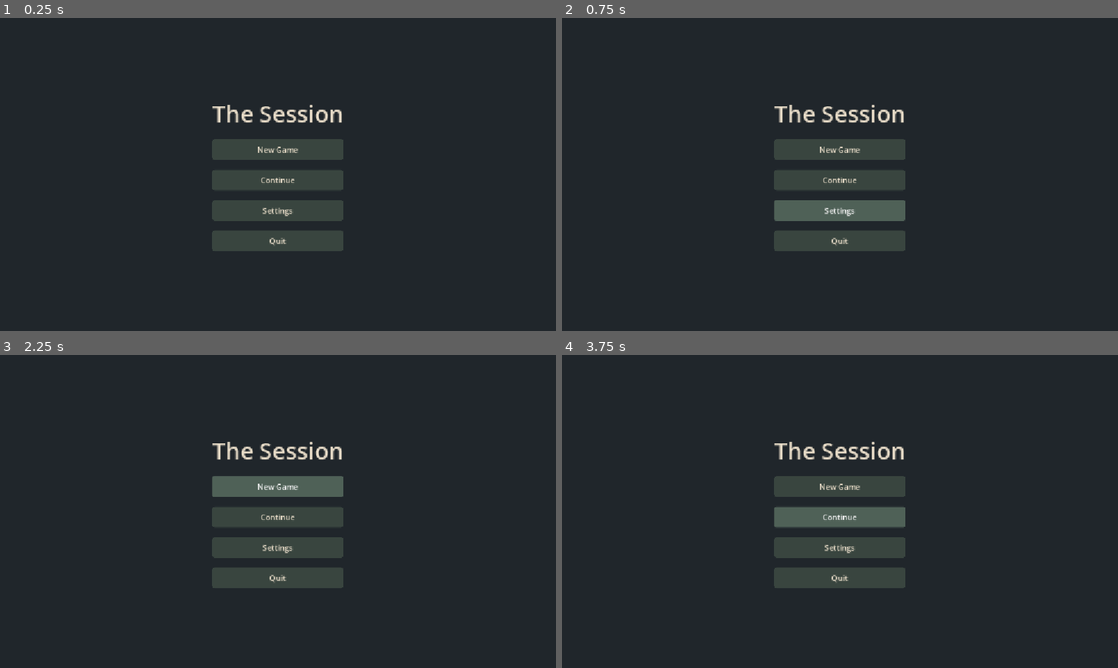
Above: before the commit, frames 1-4 (two rows, left to right).
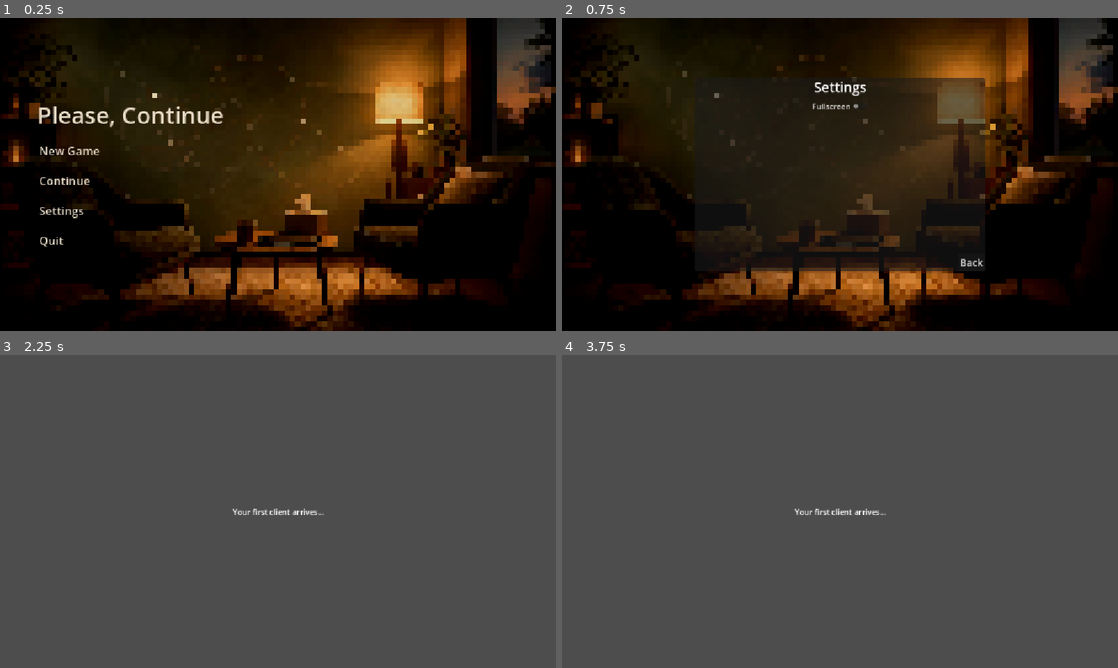
Above: after the commit, the same moments.

Repository: Slofye/pleasecontinue
Game: Godot game, scene res://main_menu.tscn
Two runs of this game, one before a commit and one after it. Both use one fixed random seed, a clock stepped at 60 frames per second and the inputs below.
Inputs (mouse positions are in pixels of both pictures, inside the frame that each line leads up to):
- Up to frame 1 (0.25 s): no input
- Up to frame 2 (0.75 s): click "Settings" at 0.5 s
- Up to frame 3 (2.25 s): click (411, 599) at 1.25 s, where only the run after the commit has a clickable "Back"; click "New Game" at 2 s
- Up to frame 4 (3.75 s): click (840, 486) at 2.75 s, where only the run before the commit has a clickable "New Game"; click (840, 517) at 3.5 s, where only the run before the commit has a clickable "Continue"

The runs differ from the first frame. In frame 1, 99% of the frame differs, in the area x 0-100%, y 0-100%; in frame 2, 97%; in frame 3, 94%; in frame 4, 94%.

Commit message:
Many Menu changes
learned a ton about signaling and splitting menus into different scenes. also made the mainmenusettings window local to mainmenu tree to make differences easier to deal with. continued adding interactions to buttons and created the ability to go into and leave most options. added fullscreen

Diff:
--- /dev/null
+++ b/main_menu.gd
@@ -0,0 +1,46 @@
+extends Control
+
+
+# Called when the node enters the scene tree for the first time.
+func _ready() -> void:
+	pass # Replace with function body.
+
+
+# Called every frame. 'delta' is the elapsed time since the previous frame.
+func _process(_delta: float) -> void:
+	pass
+
+
+func _on_new_game_button_pressed() -> void:
+	get_tree().change_scene_to_file("res://session.tscn")
+
+
+func _on_quit_button_pressed() -> void:
+	get_tree().quit()
+
+
+func _on_back_button_pressed() -> void:
+	$MainMenuSettingsPanel.hide()
+	$MainMenuContents.show()
+
+
+func _on_settings_button_pressed() -> void:
+	$MainMenuSettingsPanel.show()
+	$MainMenuContents.hide()
+
+
+func _unhandled_input(event: InputEvent) -> void:
+	if event.is_action_pressed("pause_menu") and not event.is_echo() and not $MainMenuSettingsPanel.visible:
+		get_tree().quit()
+	elif $MainMenuSettingsPanel.visible:
+		$MainMenuSettingsPanel.hide()
+		$MainMenuContents.show()
+
+
+func _on_toggle_fullscreen_toggled(toggled_on: bool) -> void:
+	if toggled_on:
+		DisplayServer.window_set_mode(DisplayServer.WINDOW_MODE_FULLSCREEN)
+		print('Fullscreen')
+	else:
+		DisplayServer.window_set_mode(DisplayServer.WINDOW_MODE_WINDOWED)
+		print('Windowed')
--- /dev/null
+++ b/main_menu.gdshader
@@ -0,0 +1,14 @@
+
+shader_type canvas_item;
+
+uniform float pixel_size : hint_range(1.0, 40.0) = 8.0;
+
+void fragment() {
+    vec2 texture_size = 1.0 / TEXTURE_PIXEL_SIZE;
+
+    vec2 pixel_uv = floor(
+        UV * texture_size / pixel_size
+    ) * pixel_size / texture_size;
+
+    COLOR = texture(TEXTURE, pixel_uv);
+}
--- a/main_menu.tscn
+++ b/main_menu.tscn
@@ -1,28 +1,32 @@
 [gd_scene format=3 uid="uid://bac4a8k5p45g6"]
 
-[sub_resource type="StyleBoxFlat" id="StyleBoxFlat_7vrkn"]
-bg_color = Color(0.22352941, 0.27058825, 0.24705882, 1)
-border_width_top = 10
-border_width_bottom = 10
-border_color = Color(0.22352941, 0.27058825, 0.24705882, 1)
-border_blend = true
-corner_radius_top_left = 4
-corner_radius_top_right = 4
-corner_radius_bottom_right = 4
-corner_radius_bottom_left = 4
+[ext_resource type="Script" uid="uid://bu5o8yieu0j4n" path="res://main_menu.gd" id="1_06t4h"]
+[ext_resource type="Texture2D" uid="uid://djoga6f7oivpp" path="res://office.jpg" id="2_7vrkn"]
+[ext_resource type="Script" uid="uid://hr680efyn6ri" path="res://settings_panel.gd" id="3_fu7sn"]
 
-[sub_resource type="StyleBoxFlat" id="StyleBoxFlat_rhts7"]
-corner_radius_top_left = 4
-corner_radius_top_right = 4
-corner_radius_bottom_right = 4
-corner_radius_bottom_left = 4
+[sub_resource type="Shader" id="Shader_7vrkn"]
+code = "
+shader_type canvas_item;
 
-[sub_resource type="StyleBoxFlat" id="StyleBoxFlat_06t4h"]
-bg_color = Color(0.30980393, 0.38039216, 0.34117648, 1)
-corner_radius_top_left = 4
-corner_radius_top_right = 4
-corner_radius_bottom_right = 4
-corner_radius_bottom_left = 4
+uniform float pixel_size : hint_range(1.0, 40.0) = 8.0;
+
+void fragment() {
+    vec2 texture_size = 1.0 / TEXTURE_PIXEL_SIZE;
+
+    vec2 pixel_uv = floor(
+        UV * texture_size / pixel_size
+    ) * pixel_size / texture_size;
+
+    COLOR = texture(TEXTURE, pixel_uv);
+}
+"
+
+[sub_resource type="ShaderMaterial" id="ShaderMaterial_7vrkn"]
+shader = SubResource("Shader_7vrkn")
+shader_parameter/pixel_size = 16.0000007125
+
+[sub_resource type="CanvasItemMaterial" id="CanvasItemMaterial_jix8l"]
+blend_mode = 2
 
 [node name="MainMenu" type="Control" unique_id=746649114]
 layout_mode = 3
@@ -31,65 +35,147 @@
 anchor_bottom = 1.0
 grow_horizontal = 2
 grow_vertical = 2
+script = ExtResource("1_06t4h")
 
-[node name="ColorRect" type="ColorRect" parent="." unique_id=499607777]
+[node name="TextureRect" type="TextureRect" parent="." unique_id=1976257915]
+material = SubResource("ShaderMaterial_7vrkn")
 layout_mode = 1
 anchors_preset = 15
 anchor_right = 1.0
 anchor_bottom = 1.0
 grow_horizontal = 2
 grow_vertical = 2
-color = Color(0.1254902, 0.14901961, 0.16862746, 1)
+texture = ExtResource("2_7vrkn")
+expand_mode = 1
+flip_h = true
 
-[node name="MainMenuContents" type="CenterContainer" parent="." unique_id=1013015910]
+[node name="ColorRect" type="ColorRect" parent="." unique_id=499607777]
+material = SubResource("CanvasItemMaterial_jix8l")
 layout_mode = 1
 anchors_preset = 15
 anchor_right = 1.0
 anchor_bottom = 1.0
 grow_horizontal = 2
 grow_vertical = 2
+size_flags_vertical = 10
+color = Color(0.1254902, 0.14901961, 0.16862746, 1)
+
+[node name="MainMenuContents" type="CenterContainer" parent="." unique_id=1013015910]
+layout_mode = 1
+anchors_preset = 4
+anchor_top = 0.5
+anchor_bottom = 0.5
+offset_top = -157.5
+offset_right = 387.0
+offset_bottom = 157.5
+grow_vertical = 2
 size_flags_horizontal = 4
 size_flags_vertical = 4
+offset_transform_enabled = true
+offset_transform_position_ratio = Vector2(0.2, 0)
+offset_transform_visual_only = false
 
-[node name="MenuContentStacker" type="VBoxContainer" parent="MainMenuContents" unique_id=452327363]
+[node name="VBoxContainer" type="VBoxContainer" parent="MainMenuContents" unique_id=452327363]
 layout_mode = 2
 theme_override_constants/separation = 20
 
-[node name="Title" type="Label" parent="MainMenuContents/MenuContentStacker" unique_id=942719424]
+[node name="TitleLabel" type="Label" parent="MainMenuContents/VBoxContainer" unique_id=942719424]
 layout_mode = 2
+size_flags_horizontal = 0
 theme_override_colors/font_color = Color(0.9098039, 0.8627451, 0.78431374, 1)
 theme_override_font_sizes/font_size = 48
-text = "The Session"
+text = "Please, Continue"
 
-[node name="NewGameButton" type="Button" parent="MainMenuContents/MenuContentStacker" unique_id=415134098]
+[node name="NewGameButton" type="Button" parent="MainMenuContents/VBoxContainer" unique_id=415134098]
 layout_mode = 2
+size_flags_horizontal = 0
+offset_transform_enabled = true
+offset_transform_visual_only = false
 theme_override_colors/font_color = Color(0.9098039, 0.8627451, 0.78431374, 1)
-theme_override_styles/normal = SubResource("StyleBoxFlat_7vrkn")
-theme_override_styles/pressed = SubResource("StyleBoxFlat_rhts7")
-theme_override_styles/hover = SubResource("StyleBoxFlat_06t4h")
+theme_override_colors/font_pressed_color = Color(0.79607844, 0.44705883, 0.101960786, 1)
+theme_override_colors/font_hover_color = Color(0.8745098, 0.72156864, 0.42745098, 1)
+theme_override_font_sizes/font_size = 24
 text = "New Game"
+flat = true
 
-[node name="ContinueButton" type="Button" parent="MainMenuContents/MenuContentStacker" unique_id=121876021]
+[node name="ContinueButton" type="Button" parent="MainMenuContents/VBoxContainer" unique_id=121876021]
 layout_mode = 2
+size_flags_horizontal = 0
+offset_transform_visual_only = false
 theme_override_colors/font_color = Color(0.9098039, 0.8627451, 0.78431374, 1)
-theme_override_styles/normal = SubResource("StyleBoxFlat_7vrkn")
-theme_override_styles/pressed = SubResource("StyleBoxFlat_rhts7")
-theme_override_styles/hover = SubResource("StyleBoxFlat_06t4h")
+theme_override_colors/font_pressed_color = Color(0.79607844, 0.44705883, 0.101960786, 1)
+theme_override_colors/font_hover_color = Color(0.8745098, 0.72156864, 0.42745098, 1)
+theme_override_font_sizes/font_size = 24
 text = "Continue"
+flat = true
 
-[node name="SettingsButton" type="Button" parent="MainMenuContents/MenuContentStacker" unique_id=526862847]
+[node name="SettingsButton" type="Button" parent="MainMenuContents/VBoxContainer" unique_id=526862847]
 layout_mode = 2
+size_flags_horizontal = 0
+offset_transform_visual_only = false
 theme_override_colors/font_color = Color(0.9098039, 0.8627451, 0.78431374, 1)
-theme_override_styles/normal = SubResource("StyleBoxFlat_7vrkn")
-theme_override_styles/pressed = SubResource("StyleBoxFlat_rhts7")
-theme_override_styles/hover = SubResource("StyleBoxFlat_06t4h")
+theme_override_colors/font_pressed_color = Color(0.79607844, 0.44705883, 0.101960786, 1)
+theme_override_colors/font_hover_color = Color(0.8745098, 0.72156864, 0.42745098, 1)
+theme_override_font_sizes/font_size = 24
 text = "Settings
 "
+flat = true
 
-[node name="QuitButton" type="Button" parent="MainMenuContents/MenuContentStacker" unique_id=1810279724]
+[node name="QuitButton" type="Button" parent="MainMenuContents/VBoxContainer" unique_id=1810279724]
 layout_mode = 2
+size_flags_horizontal = 0
+offset_transform_visual_only = false
 theme_override_colors/font_color = Color(0.9098039, 0.8627451, 0.78431374, 1)
-theme_override_styles/normal = SubResource("StyleBoxFlat_7vrkn")
-theme_override_styles/pressed = SubResource("StyleBoxFlat_rhts7")
-theme_override_styles/hover = SubResource("StyleBoxFlat_06t4h")
+theme_override_colors/font_pressed_color = Color(0.79607844, 0.44705883, 0.101960786, 1)
+theme_override_colors/font_hover_color = Color(0.8745098, 0.72156864, 0.42745098, 1)
+theme_override_font_sizes/font_size = 24
 text = "Quit"
+flat = true
+
+[node name="MainMenuSettingsPanel" type="PanelContainer" parent="." unique_id=435021637]
+visible = false
+custom_minimum_size = Vector2(600, 400)
+layout_mode = 1
+anchors_preset = 8
+anchor_left = 0.5
+anchor_top = 0.5
+anchor_right = 0.5
+anchor_bottom = 0.5
+offset_left = -300.0
+offset_top = -200.0
+offset_right = 300.0
+offset_bottom = 200.0
+grow_horizontal = 2
+grow_vertical = 2
+script = ExtResource("3_fu7sn")
+
+[node name="VBoxContainer" type="VBoxContainer" parent="MainMenuSettingsPanel" unique_id=1259437724]
+layout_mode = 2
+
+[node name="SettingsLabel" type="Label" parent="MainMenuSettingsPanel/VBoxContainer" unique_id=503086014]
+layout_mode = 2
+size_flags_horizontal = 4
+theme_override_font_sizes/font_size = 28
+text = "Settings"
+
+[node name="ToggleFullscreen" type="CheckButton" parent="MainMenuSettingsPanel/VBoxContainer" unique_id=1510262847]
+layout_mode = 2
+size_flags_horizontal = 4
+size_flags_vertical = 6
+size_flags_stretch_ratio = 0.0
+text = "Fullscreen"
+alignment = 1
+
+[node name="BackButton" type="Button" parent="MainMenuSettingsPanel/VBoxContainer" unique_id=1444922042]
+layout_mode = 2
+size_flags_horizontal = 8
+size_flags_vertical = 10
+theme_override_font_sizes/font_size = 20
+text = "Back"
+
+[connection signal="pressed" from="MainMenuContents/VBoxContainer/NewGameButton" to="." method="_on_new_game_button_pressed"]
+[connection signal="pressed" from="MainMenuContents/VBoxContainer/SettingsButton" to="." method="_on_settings_button_pressed"]
+[connection signal="pressed" from="MainMenuContents/VBoxContainer/QuitButton" to="." method="_on_quit_button_pressed"]
+[connection signal="toggled" from="MainMenuSettingsPanel/VBoxContainer/ToggleFullscreen" to="MainMenuSettingsPanel" method="_on_toggle_fullscreen_toggled"]
+[connection signal="pressed" from="MainMenuSettingsPanel/VBoxContainer/BackButton" to="." method="_on_back_button_pressed"]
+[connection signal="pressed" from="MainMenuSettingsPanel/VBoxContainer/BackButton" to="MainMenuSettingsPanel" method="_on_back_button_pressed"]
--- a/node_2d.tscn
+++ /dev/null
@@ -1,3 +0,0 @@
-[gd_scene format=3 uid="uid://4pqund3nukl7"]
-
-[node name="MainMenu" type="Node2D" unique_id=445287526]
--- a/project.godot
+++ b/project.godot
@@ -20,6 +20,14 @@
 window/stretch/mode="canvas_items"
 window/stretch/aspect="expand"
 
+[input]
+
+pause_menu={
+"deadzone": 0.2,
+"events": [Object(InputEventKey,"resource_local_to_scene":false,"resource_name":"","device":-1,"window_id":0,"alt_pressed":false,"shift_pressed":false,"ctrl_pressed":false,"meta_pressed":false,"pressed":false,"keycode":0,"physical_keycode":4194305,"key_label":0,"unicode":0,"location":0,"echo":false,"script":null)
+]
+}
+
 [physics]
 
 3d/physics_engine="Jolt Physics"
--- /dev/null
+++ b/session.gd
@@ -0,0 +1,20 @@
+extends Control
+
+
+# Called when the node enters the scene tree for the first time.
+func _ready() -> void:
+	pass # Replace with function body.
+
+
+# Called every frame. 'delta' is the elapsed time since the previous frame.
+func _process(_delta: float) -> void:
+	pass
+
+
+func _unhandled_input(event: InputEvent) -> void:
+	if event.is_action_pressed("pause_menu") and not event.is_echo() and not $SettingsPanel.visible:
+		print('Escape')
+		$SettingsPanel.show()
+	else:
+		if $SettingsPanel.visible and event.is_action_pressed("pause_menu") and not event.is_echo():
+			$SettingsPanel.hide()
--- /dev/null
+++ b/session.tscn
@@ -0,0 +1,35 @@
+[gd_scene format=3 uid="uid://cd6oj1vij8aqn"]
+
+[ext_resource type="Script" uid="uid://bm3e42ubx2c28" path="res://session.gd" id="1_44jsy"]
+[ext_resource type="PackedScene" uid="uid://cjs6kq3r2mx34" path="res://settings_panel.tscn" id="2_l4xnq"]
+
+[node name="Session" type="Control" unique_id=1617917488]
+layout_mode = 3
+anchors_preset = 15
+anchor_right = 1.0
+anchor_bottom = 1.0
+grow_horizontal = 2
+grow_vertical = 2
+script = ExtResource("1_44jsy")
+
+[node name="Label" type="Label" parent="." unique_id=1402785785]
+layout_mode = 1
+anchors_preset = 8
+anchor_left = 0.5
+anchor_top = 0.5
+anchor_right = 0.5
+anchor_bottom = 0.5
+offset_left = -94.5
+offset_top = -11.5
+offset_right = 94.5
+offset_bottom = 11.5
+grow_horizontal = 2
+grow_vertical = 2
+text = "Your first client arrives..."
+
+[node name="SettingsPanel" parent="." unique_id=435021637 instance=ExtResource("2_l4xnq")]
+layout_mode = 1
+offset_left = -300.0
+offset_top = -200.0
+offset_right = 300.0
+offset_bottom = 200.0
--- /dev/null
+++ b/settings_panel.gd
@@ -0,0 +1,26 @@
+extends PanelContainer
+
+
+# Called when the node enters the scene tree for the first time.
+func _ready() -> void:
+	pass # Replace with function body.
+
+
+# Called every frame. 'delta' is the elapsed time since the previous frame.
+func _process(_delta: float) -> void:
+	pass
+
+
+func _on_back_button_pressed() -> void:
+	hide()
+
+
+func _on_toggle_fullscreen_toggled(toggled_on: bool) -> void:
+	if toggled_on:
+		DisplayServer.window_set_mode(DisplayServer.WINDOW_MODE_FULLSCREEN)
+	else:
+		DisplayServer.window_set_mode(DisplayServer.WINDOW_MODE_WINDOWED)
+
+
+func _on_main_menu_pressed() -> void:
+	get_tree().change_scene_to_file("res://main_menu.tscn")
--- /dev/null
+++ b/settings_panel.tscn
@@ -0,0 +1,59 @@
+[gd_scene format=3 uid="uid://cjs6kq3r2mx34"]
+
+[ext_resource type="Script" uid="uid://hr680efyn6ri" path="res://settings_panel.gd" id="1_qe5rj"]
+
+[node name="SettingsPanel" type="PanelContainer" unique_id=435021637]
+visible = false
+custom_minimum_size = Vector2(600, 400)
+anchors_preset = 8
+anchor_left = 0.5
+anchor_top = 0.5
+anchor_right = 0.5
+anchor_bottom = 0.5
+offset_left = -200.0
+offset_top = -20.0
+offset_right = 200.0
+offset_bottom = 20.0
+grow_horizontal = 2
+grow_vertical = 2
+script = ExtResource("1_qe5rj")
+
+[node name="VBoxContainer" type="VBoxContainer" parent="." unique_id=1259437724]
+layout_mode = 2
+
+[node name="SettingsLabel" type="Label" parent="VBoxContainer" unique_id=503086014]
+layout_mode = 2
+size_flags_horizontal = 4
+theme_override_font_sizes/font_size = 28
+text = "Settings"
+
+[node name="ToggleFullscreen" type="CheckButton" parent="VBoxContainer" unique_id=1510262847]
+layout_mode = 2
+size_flags_horizontal = 4
+size_flags_vertical = 6
+size_flags_stretch_ratio = 0.0
+text = "Fullscreen"
+alignment = 1
+
+[node name="HSplitContainer" type="HSplitContainer" parent="VBoxContainer" unique_id=149595383]
+layout_mode = 2
+size_flags_vertical = 10
+
+[node name="MainMenu" type="Button" parent="VBoxContainer/HSplitContainer" unique_id=2023222891]
+layout_mode = 2
+size_flags_horizontal = 4
+size_flags_vertical = 10
+theme_override_font_sizes/font_size = 20
+text = "Main Menu"
+
+[node name="BackButton" type="Button" parent="VBoxContainer/HSplitContainer" unique_id=1444922042]
+layout_mode = 2
+size_flags_horizontal = 8
+size_flags_vertical = 10
+theme_override_font_sizes/font_size = 20
+text = "Back"
+
+[connection signal="toggled" from="VBoxContainer/ToggleFullscreen" to="." method="_on_toggle_fullscreen_toggled"]
+[connection signal="pressed" from="VBoxContainer/HSplitContainer/MainMenu" to="." method="_on_main_menu_pressed"]
+[connection signal="pressed" from="VBoxContainer/HSplitContainer/MainMenu" to="." method="_on_back_button_pressed"]
+[connection signal="pressed" from="VBoxContainer/HSplitContainer/BackButton" to="." method="_on_back_button_pressed"]
Not shown, added: main_menu.gd.uid
Not shown, added: main_menu.gdshader.uid
Binary file added: office.jpg
Not shown, added: office.jpg.import
Not shown, added: session.gd.uid
Not shown, added: settings_panel.gd.uid
